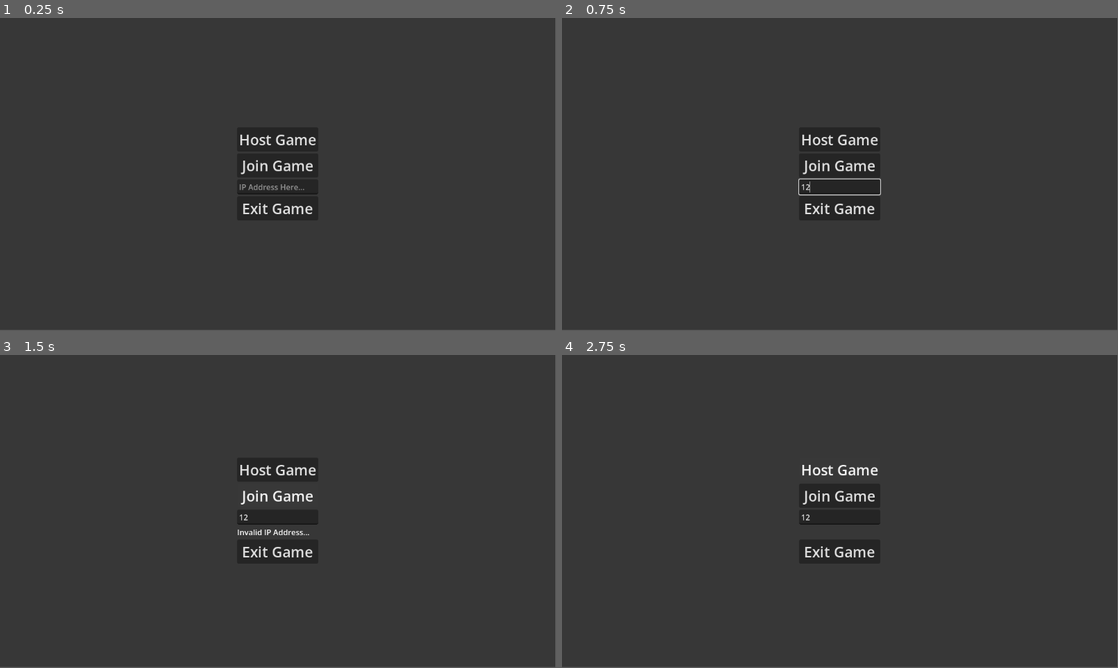
Above: before the commit, frames 1-4 (two rows, left to right).
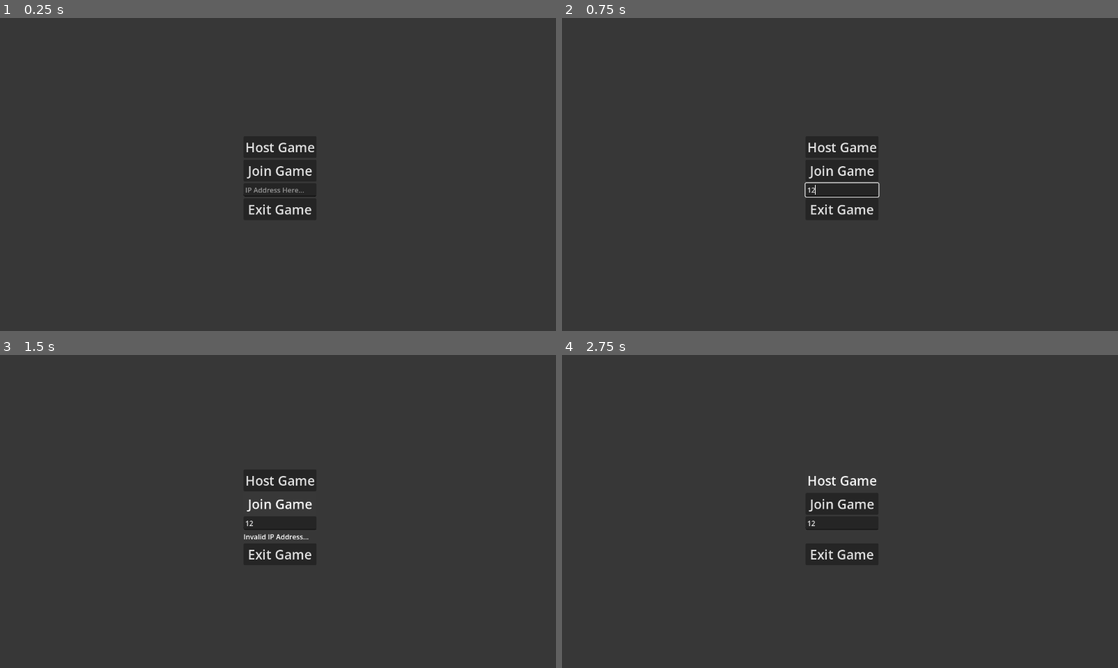
Above: after the commit, the same moments.

Repository: lhoward27/Project-W.A.K.A
Game: Godot game, scene res://Scenes/start_screen.tscn
The game is run twice, just before and just after one commit, with the same random seed, the same clock (stepped at 60 frames per second) and the same inputs.
Inputs (mouse positions are in pixels of both pictures, inside the frame that each line leads up to):
- Up to frame 1 (0.25 s): no input
- Up to frame 2 (0.75 s): click (840, 187) at 0.52 s; type "12" at 0.6 s
- Up to frame 3 (1.5 s): click "Join Game" at 1.25 s
- Up to frame 4 (2.75 s): click "Host Game" at 2 s
In our replay, the window is 799x449 before the commit and 800x450 after it. These sizes can differ from the game's own. Grey fills any space a smaller window leaves; there, only what the larger window draws over its background counts as a difference.

The runs differ from the first frame. In frame 1, 1.1% of the frame differs, in the area x 42-58%, y 37-63%; in frame 2, 1.3%; in frame 3, 1.3%, in the area x 42-58%, y 35-66%; in frame 4, 1.1%.

Commit message:
fixed ui scaling

Diff:
--- a/Scenes/multiplayer_player.tscn
+++ b/Scenes/multiplayer_player.tscn
@@ -422,8 +422,6 @@
 mesh = SubResource("SphereMesh_5obxw")
 
 [node name="PauseMenu" type="Control" parent="." unique_id=1730473292]
-process_mode = 2
-visible = false
 layout_mode = 3
 anchors_preset = 15
 anchor_right = 1.0
@@ -444,17 +442,16 @@
 
 [node name="VBoxContainer" type="VBoxContainer" parent="PauseMenu" unique_id=2111766488]
 layout_mode = 1
-anchors_preset = 8
+anchors_preset = -1
 anchor_left = 0.5
 anchor_top = 0.5
 anchor_right = 0.5
 anchor_bottom = 0.5
-offset_left = -69.577515
+offset_left = -100.0
 offset_top = -70.182495
-offset_right = 69.577515
-offset_bottom = 70.182495
 grow_horizontal = 2
 grow_vertical = 2
+scale = Vector2(1.5, 1.5)
 alignment = 1
 
 [node name="ResumeButton" type="Button" parent="PauseMenu/VBoxContainer" unique_id=77538555]
--- a/Scenes/role_select.tscn
+++ b/Scenes/role_select.tscn
@@ -21,190 +21,190 @@
 color = Color(0.2159017, 0.21590173, 0.2159017, 1)
 
 [node name="RoleSelectButtons" type="Control" parent="." unique_id=1194318840]
-anchors_preset = 0
-offset_right = 40.0
-offset_bottom = 40.0
+layout_mode = 1
+anchor_left = 0.1
+anchor_top = 0.2
+anchor_right = 0.9
+anchor_bottom = 0.9
+grow_horizontal = 2
+grow_vertical = 2
 
 [node name="SurvivorSelectButtons" type="HBoxContainer" parent="RoleSelectButtons" unique_id=839671255]
+layout_mode = 1
+anchors_preset = -1
+anchor_left = 0.5
+anchor_right = 0.5
+offset_left = -391.0
+offset_bottom = 77.0
+grow_horizontal = 2
+scale = Vector2(1.5, 1.5)
+
+[node name="AssaultButton" type="Button" parent="RoleSelectButtons/SurvivorSelectButtons" unique_id=1485988574]
+layout_mode = 2
+theme_override_font_sizes/font_size = 50
+toggle_mode = true
+text = "Assault"
+
+[node name="MaxSelected" type="Label" parent="RoleSelectButtons/SurvivorSelectButtons/AssaultButton" unique_id=1496738416]
+layout_mode = 1
+anchors_preset = -1
+anchor_left = 1.0
+anchor_top = 1.0
+anchor_right = 1.0
+anchor_bottom = 1.0
+offset_left = -24.0
+offset_top = 1.0
+offset_bottom = 36.0
+grow_horizontal = 0
+grow_vertical = 0
+theme_override_font_sizes/font_size = 25
+text = "/1"
+
+[node name="CurrentSelected" type="Label" parent="RoleSelectButtons/SurvivorSelectButtons/AssaultButton" unique_id=2024582219]
+layout_mode = 1
+anchors_preset = -1
+anchor_left = 1.0
+anchor_top = 1.0
+anchor_right = 1.0
+anchor_bottom = 1.0
+offset_left = -41.0
+offset_top = 1.0
+offset_right = -26.0
+offset_bottom = 36.0
+grow_horizontal = 0
+grow_vertical = 0
+theme_override_font_sizes/font_size = 25
+text = "0"
+horizontal_alignment = 2
+
+[node name="MedicButton" type="Button" parent="RoleSelectButtons/SurvivorSelectButtons" unique_id=1136937114]
+layout_mode = 2
+theme_override_font_sizes/font_size = 50
+toggle_mode = true
+text = "Medic"
+
+[node name="MaxSelected" type="Label" parent="RoleSelectButtons/SurvivorSelectButtons/MedicButton" unique_id=1634555096]
+layout_mode = 1
+anchors_preset = -1
+anchor_left = 1.0
+anchor_top = 1.0
+anchor_right = 1.0
+anchor_bottom = 1.0
+offset_left = -24.0
+offset_top = 1.0
+offset_bottom = 36.0
+grow_horizontal = 0
+grow_vertical = 0
+theme_override_font_sizes/font_size = 25
+text = "/1"
+
+[node name="CurrentSelected" type="Label" parent="RoleSelectButtons/SurvivorSelectButtons/MedicButton" unique_id=2062871678]
+layout_mode = 1
+anchors_preset = -1
+anchor_left = 1.0
+anchor_top = 1.0
+anchor_right = 1.0
+anchor_bottom = 1.0
+offset_left = -41.0
+offset_top = 1.0
+offset_right = -26.0
+offset_bottom = 36.0
+grow_horizontal = 0
+grow_vertical = 0
+theme_override_font_sizes/font_size = 25
+text = "0"
+horizontal_alignment = 2
+
+[node name="DefenderButton" type="Button" parent="RoleSelectButtons/SurvivorSelectButtons" unique_id=939244267]
+layout_mode = 2
+theme_override_font_sizes/font_size = 50
+toggle_mode = true
+text = "Defender"
+
+[node name="MaxSelected" type="Label" parent="RoleSelectButtons/SurvivorSelectButtons/DefenderButton" unique_id=1108269014]
+layout_mode = 1
+anchors_preset = -1
+anchor_left = 1.0
+anchor_top = 1.0
+anchor_right = 1.0
+anchor_bottom = 1.0
+offset_left = -24.0
+offset_top = 1.0
+offset_bottom = 36.0
+grow_horizontal = 0
+grow_vertical = 0
+theme_override_font_sizes/font_size = 25
+text = "/1"
+
+[node name="CurrentSelected" type="Label" parent="RoleSelectButtons/SurvivorSelectButtons/DefenderButton" unique_id=882699627]
+layout_mode = 1
+anchors_preset = -1
+anchor_left = 1.0
+anchor_top = 1.0
+anchor_right = 1.0
+anchor_bottom = 1.0
+offset_left = -41.0
+offset_top = 1.0
+offset_right = -26.0
+offset_bottom = 36.0
+grow_horizontal = 0
+grow_vertical = 0
+theme_override_font_sizes/font_size = 25
+text = "0"
+horizontal_alignment = 2
+
+[node name="TrapperButton" type="Button" parent="RoleSelectButtons/SurvivorSelectButtons" unique_id=551977807]
+layout_mode = 2
+theme_override_font_sizes/font_size = 50
+toggle_mode = true
+text = "Trapper
+"
+
+[node name="MaxSelected" type="Label" parent="RoleSelectButtons/SurvivorSelectButtons/TrapperButton" unique_id=1178599529]
+layout_mode = 1
+anchors_preset = -1
+anchor_left = 1.0
+anchor_top = 1.0
+anchor_right = 1.0
+anchor_bottom = 1.0
+offset_left = -24.0
+offset_top = 1.0
+offset_bottom = 36.0
+grow_horizontal = 0
+grow_vertical = 0
+theme_override_font_sizes/font_size = 25
+text = "/1"
+
+[node name="CurrentSelected" type="Label" parent="RoleSelectButtons/SurvivorSelectButtons/TrapperButton" unique_id=217654921]
+layout_mode = 1
+anchors_preset = -1
+anchor_left = 1.0
+anchor_top = 1.0
+anchor_right = 1.0
+anchor_bottom = 1.0
+offset_left = -41.0
+offset_top = 1.0
+offset_right = -26.0
+offset_bottom = 36.0
+grow_horizontal = 0
+grow_vertical = 0
+theme_override_font_sizes/font_size = 25
+text = "0"
+horizontal_alignment = 2
+
+[node name="WAKASelectButton" type="Button" parent="RoleSelectButtons" unique_id=463220892]
 layout_mode = 1
 anchors_preset = -1
 anchor_left = 0.5
 anchor_top = 0.5
 anchor_right = 0.5
 anchor_bottom = 0.5
-offset_left = 169.0
-offset_top = 95.0
-offset_right = 943.0
-offset_bottom = 172.0
-grow_horizontal = 2
-grow_vertical = 2
-
-[node name="AssaultButton" type="Button" parent="RoleSelectButtons/SurvivorSelectButtons" unique_id=1485988574]
-layout_mode = 2
-theme_override_font_sizes/font_size = 50
-toggle_mode = true
-text = "Assault"
-
-[node name="MaxSelected" type="Label" parent="RoleSelectButtons/SurvivorSelectButtons/AssaultButton" unique_id=1496738416]
-layout_mode = 1
-anchors_preset = -1
-anchor_left = 1.0
-anchor_top = 1.0
-anchor_right = 1.0
-anchor_bottom = 1.0
-offset_left = -24.0
-offset_top = 1.0
-offset_bottom = 36.0
-grow_horizontal = 0
-grow_vertical = 0
-theme_override_font_sizes/font_size = 25
-text = "/1"
-
-[node name="CurrentSelected" type="Label" parent="RoleSelectButtons/SurvivorSelectButtons/AssaultButton" unique_id=2024582219]
-layout_mode = 1
-anchors_preset = -1
-anchor_left = 1.0
-anchor_top = 1.0
-anchor_right = 1.0
-anchor_bottom = 1.0
-offset_left = -41.0
-offset_top = 1.0
-offset_right = -26.0
-offset_bottom = 36.0
-grow_horizontal = 0
-grow_vertical = 0
-theme_override_font_sizes/font_size = 25
-text = "0"
-horizontal_alignment = 2
-
-[node name="MedicButton" type="Button" parent="RoleSelectButtons/SurvivorSelectButtons" unique_id=1136937114]
-layout_mode = 2
-theme_override_font_sizes/font_size = 50
-toggle_mode = true
-text = "Medic"
-
-[node name="MaxSelected" type="Label" parent="RoleSelectButtons/SurvivorSelectButtons/MedicButton" unique_id=1634555096]
-layout_mode = 1
-anchors_preset = -1
-anchor_left = 1.0
-anchor_top = 1.0
-anchor_right = 1.0
-anchor_bottom = 1.0
-offset_left = -24.0
-offset_top = 1.0
-offset_bottom = 36.0
-grow_horizontal = 0
-grow_vertical = 0
-theme_override_font_sizes/font_size = 25
-text = "/1"
-
-[node name="CurrentSelected" type="Label" parent="RoleSelectButtons/SurvivorSelectButtons/MedicButton" unique_id=2062871678]
-layout_mode = 1
-anchors_preset = -1
-anchor_left = 1.0
-anchor_top = 1.0
-anchor_right = 1.0
-anchor_bottom = 1.0
-offset_left = -41.0
-offset_top = 1.0
-offset_right = -26.0
-offset_bottom = 36.0
-grow_horizontal = 0
-grow_vertical = 0
-theme_override_font_sizes/font_size = 25
-text = "0"
-horizontal_alignment = 2
-
-[node name="DefenderButton" type="Button" parent="RoleSelectButtons/SurvivorSelectButtons" unique_id=939244267]
-layout_mode = 2
-theme_override_font_sizes/font_size = 50
-toggle_mode = true
-text = "Defender"
-
-[node name="MaxSelected" type="Label" parent="RoleSelectButtons/SurvivorSelectButtons/DefenderButton" unique_id=1108269014]
-layout_mode = 1
-anchors_preset = -1
-anchor_left = 1.0
-anchor_top = 1.0
-anchor_right = 1.0
-anchor_bottom = 1.0
-offset_left = -24.0
-offset_top = 1.0
-offset_bottom = 36.0
-grow_horizontal = 0
-grow_vertical = 0
-theme_override_font_sizes/font_size = 25
-text = "/1"
-
-[node name="CurrentSelected" type="Label" parent="RoleSelectButtons/SurvivorSelectButtons/DefenderButton" unique_id=882699627]
-layout_mode = 1
-anchors_preset = -1
-anchor_left = 1.0
-anchor_top = 1.0
-anchor_right = 1.0
-anchor_bottom = 1.0
-offset_left = -41.0
-offset_top = 1.0
-offset_right = -26.0
-offset_bottom = 36.0
-grow_horizontal = 0
-grow_vertical = 0
-theme_override_font_sizes/font_size = 25
-text = "0"
-horizontal_alignment = 2
-
-[node name="TrapperButton" type="Button" parent="RoleSelectButtons/SurvivorSelectButtons" unique_id=551977807]
-layout_mode = 2
-theme_override_font_sizes/font_size = 50
-toggle_mode = true
-text = "Trapper
-"
-
-[node name="MaxSelected" type="Label" parent="RoleSelectButtons/SurvivorSelectButtons/TrapperButton" unique_id=1178599529]
-layout_mode = 1
-anchors_preset = -1
-anchor_left = 1.0
-anchor_top = 1.0
-anchor_right = 1.0
-anchor_bottom = 1.0
-offset_left = -24.0
-offset_top = 1.0
-offset_bottom = 36.0
-grow_horizontal = 0
-grow_vertical = 0
-theme_override_font_sizes/font_size = 25
-text = "/1"
-
-[node name="CurrentSelected" type="Label" parent="RoleSelectButtons/SurvivorSelectButtons/TrapperButton" unique_id=217654921]
-layout_mode = 1
-anchors_preset = -1
-anchor_left = 1.0
-anchor_top = 1.0
-anchor_right = 1.0
-anchor_bottom = 1.0
-offset_left = -41.0
-offset_top = 1.0
-offset_right = -26.0
-offset_bottom = 36.0
-grow_horizontal = 0
-grow_vertical = 0
-theme_override_font_sizes/font_size = 25
-text = "0"
-horizontal_alignment = 2
-
-[node name="WAKASelectButton" type="Button" parent="RoleSelectButtons" unique_id=463220892]
-layout_mode = 1
-anchors_preset = -1
-anchor_left = 0.5
-anchor_top = 0.5
-anchor_right = 0.5
-anchor_bottom = 0.5
-offset_left = 459.0
-offset_top = 321.0
-offset_right = 653.0
-offset_bottom = 398.0
-grow_horizontal = 2
-grow_vertical = 2
+offset_left = -97.0
+offset_top = -38.5
+offset_bottom = 38.5
+grow_horizontal = 2
+grow_vertical = 2
+scale = Vector2(1.5, 1.5)
 theme_override_font_sizes/font_size = 50
 toggle_mode = true
 text = "W.A.K.A"
@@ -248,12 +248,11 @@
 anchor_top = 1.0
 anchor_right = 1.0
 anchor_bottom = 1.0
-offset_left = 843.0
-offset_top = 476.0
-offset_right = 1057.0
-offset_bottom = 553.0
-grow_horizontal = 0
-grow_vertical = 0
+offset_left = -237.0
+offset_top = -77.0
+grow_horizontal = 0
+grow_vertical = 0
+scale = Vector2(1.5, 1.5)
 theme_override_font_sizes/font_size = 50
 toggle_mode = true
 text = "Ready Up"
@@ -296,10 +295,9 @@
 anchors_preset = -1
 anchor_left = 0.5
 anchor_right = 0.5
-offset_left = -275.75
-offset_right = 93.25
-offset_bottom = 69.0
-grow_horizontal = 2
+offset_right = -305.0
+grow_horizontal = 2
+scale = Vector2(1.5, 1.5)
 theme_override_font_sizes/font_size = 50
 text = "Game start in..."
 
--- a/Scenes/start_screen.tscn
+++ b/Scenes/start_screen.tscn
@@ -43,8 +43,6 @@
 anchors_preset = 15
 anchor_right = 1.0
 anchor_bottom = 1.0
-offset_top = -1.0
-offset_bottom = -1.0
 grow_horizontal = 2
 grow_vertical = 2
 script = ExtResource("1_i8r30")
@@ -61,17 +59,16 @@
 
 [node name="VBoxContainer" type="VBoxContainer" parent="." unique_id=1714845334]
 layout_mode = 1
-anchors_preset = 8
+anchors_preset = -1
 anchor_left = 0.5
 anchor_top = 0.5
 anchor_right = 0.5
 anchor_bottom = 0.5
 offset_left = -69.577515
 offset_top = -70.182495
-offset_right = 69.577515
-offset_bottom = 70.182495
 grow_horizontal = 2
 grow_vertical = 2
+scale = Vector2(1.5, 1.5)
 alignment = 1
 
 [node name="HostButton" type="Button" parent="VBoxContainer" unique_id=390204356]
--- a/project.godot
+++ b/project.godot
@@ -22,6 +22,14 @@
 [autoload]
 
 MultiplayerManager="*uid://cvf5gfq82tqnu"
+
+[display]
+
+window/size/viewport_width=1920
+window/size/viewport_height=1080
+window/size/borderless=true
+window/stretch/mode="viewport"
+window/stretch/aspect="expand"
 
 [input]
 
